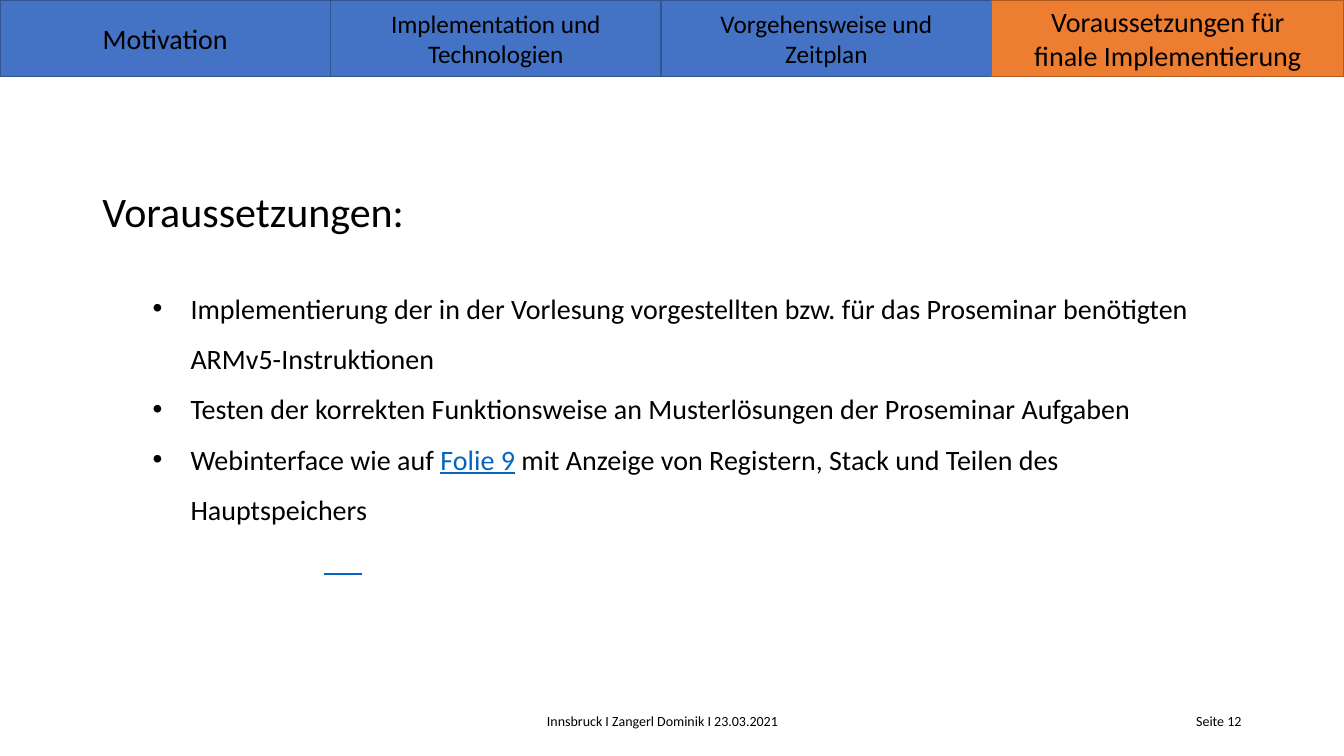
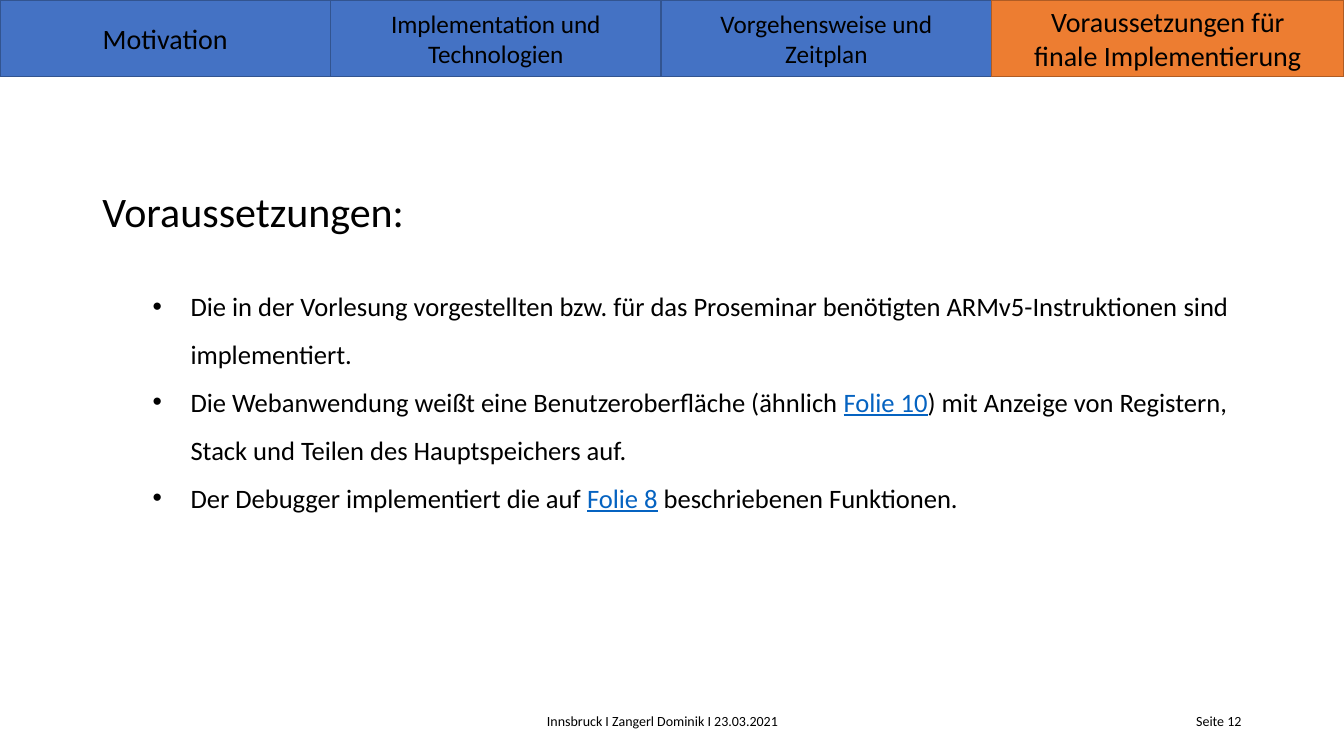
Before and after one commit to Koro95/ARM-Simulator, a slide deck: slide 57 of Latex/Initialpraesentation_anim_Zangerl_Dominik.pptx. Drawn at 1344x756 pixels with LibreOffice and Linux fonts; fonts in the diff are those of the drawing; background and template pictures are left out. Boxes give left, top, right and bottom in pixels: in the first picture for what was removed or moved away, otherwise in the second. Text is boxed around its words. In the diff, an @@ line names an element or a change of style, - is before the commit and + after.

```diff
--- a/Latex/Initialpraesentation_anim_Zangerl_Dominik.pptx
+++ b/Latex/Initialpraesentation_anim_Zangerl_Dominik.pptx
@@ subtitle at [191, 297, 1228, 513]: text changed; size 20 to 19 pt @@
-  • Implementierung der in der Vorlesung vorgestellten bzw. für das Proseminar benötigten ARMv5-Instruktionen
-  • Testen der korrekten Funktionsweise an Musterlösungen der Proseminar Aufgaben
-  • Webinterface wie auf Folie 9 mit Anzeige von Registern, Stack und Teilen des Hauptspeichers
+  • Die in der Vorlesung vorgestellten bzw. für das Proseminar benötigten ARMv5-Instruktionen sind implementiert.
+  • Die Webanwendung weißt eine Benutzeroberfläche (ähnlich Folie 10) mit Anzeige von Registern, Stack und Teilen des Hauptspeichers auf.
+  • Der Debugger implementiert die auf Folie 8 beschriebenen Funktionen.
```
Also in this commit, not shown: 12 other slides changed, 9 other files.
